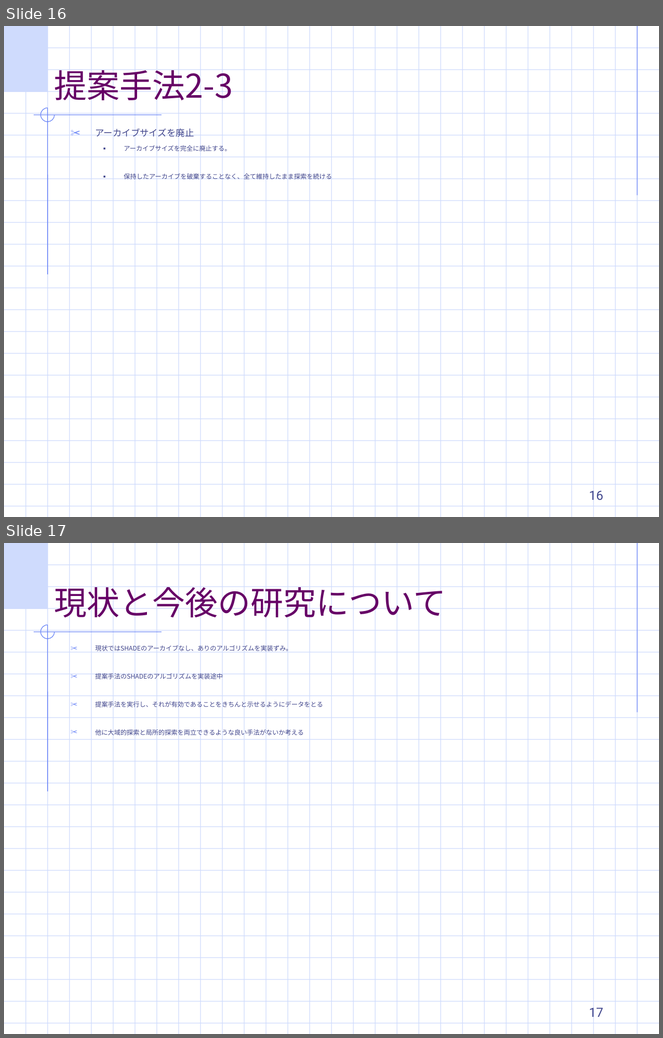
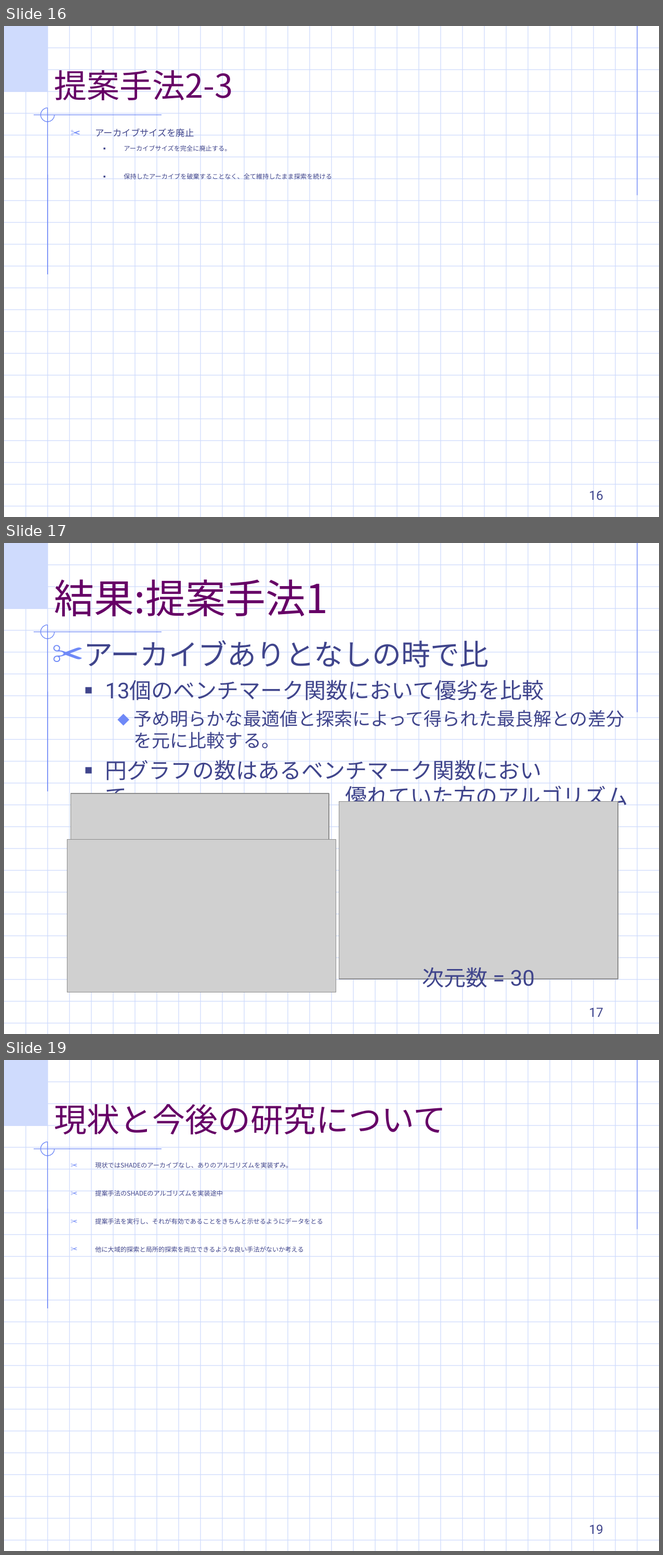
Before and after one commit to TakefumiYamamura/labolatry, a slide deck: 適応DE最終ゼミ発表.ppt. Shown one above the other, each under a label of ours: slides 16 and 17 before the commit, slides 16, 17 and 19 after it; the slides between them are not shown. The pictures are 663x1038 and 663x1555 pixels, drawn with LibreOffice and Linux fonts; fonts in the diff are those of the drawing; grey boxes stand for pictures; background and template pictures are left out. Boxes give left, top, right and bottom in pixels: in the first picture for what was removed or moved away, otherwise in the second. Text is boxed around its words. In the diff, an @@ line names an element or a change of style, - is before the commit and + after.

```diff
--- a/適応DE最終ゼミ発表.ppt
+++ b/適応DE最終ゼミ発表.ppt
@@ slide 17 added at [4, 543, 659, 1034], background #FFFFFF; not listed: 56 template elements that a slide beside it also shows @@
@@ title added at [54, 579, 328, 617], 44 pt, text #660066 @@
+結果:提案手法1
@@ text added at [84, 640, 629, 810], 24 pt, text #40458C @@
+✂ アーカイブありとなしの時で比
+  ■ 13個のベンチマーク関数において優劣を比較
+    ⬥ 予め明らかな最適値と探索によって得られた最良解との差分を元に比較する。
+  ■ 円グラフの数はあるベンチマーク関数において 優れていた方のアルゴリズムの数
@@ picture added at [71, 794, 329, 987] @@
@@ picture added at [339, 802, 618, 979] @@
@@ picture added at [67, 840, 336, 992] @@
@@ text added at [423, 967, 535, 992], 24 pt, text #40458C @@
+次元数 = 30
@@ page number added at [589, 1008, 604, 1017], 14 pt, text #40458C @@
+17
@@ what was slide 17 is now slide 19 @@
@@ page number at [589, 1525, 604, 1534]: text changed @@
-17
+19
```
Also in this commit, not shown: 1 other slide added.
